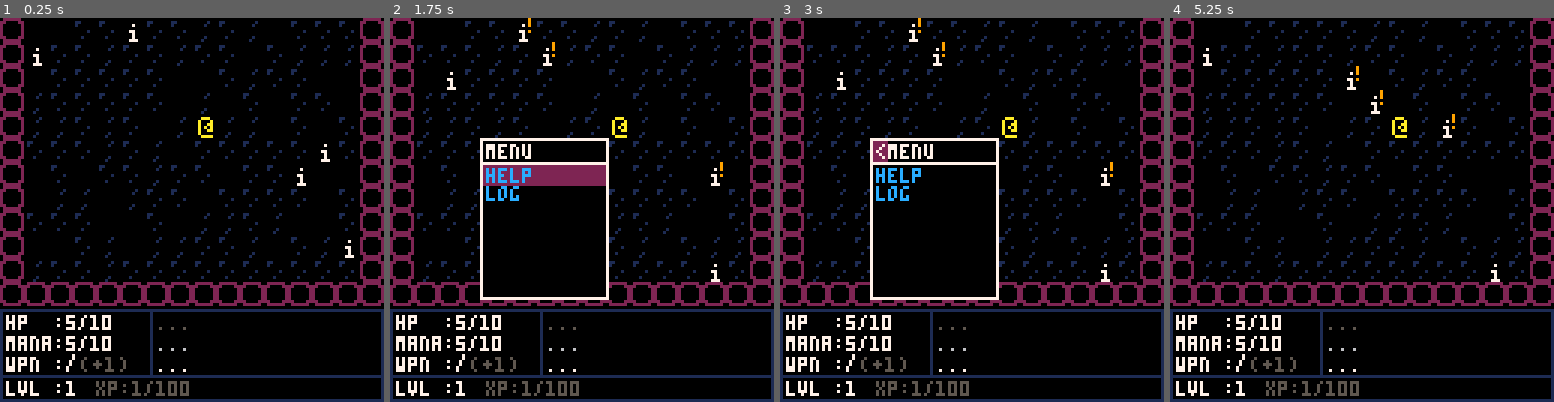
Above: before the commit, frames 1-4 (left to right).
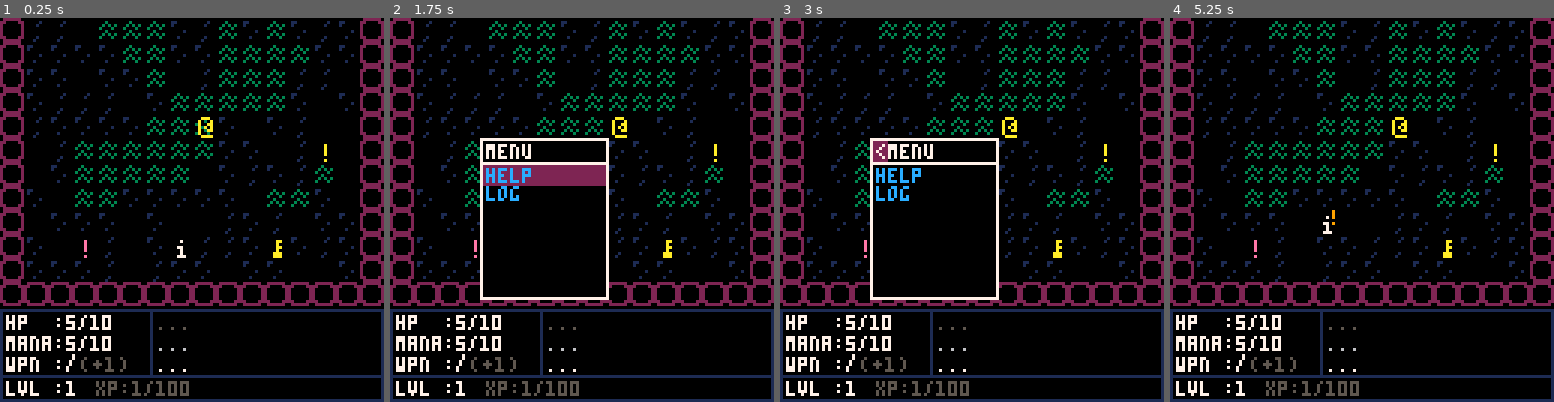
Above: after the commit, the same moments.

Repository: rdelos747/pico8
Game: PICO-8 cartridge rogue.p8
Two runs of this game, one before a commit and one after it. Both use one fixed random seed, a clock stepped at 60 frames per second and the inputs below.
Inputs:
- Up to frame 1 (0.25 s): no input
- Up to frame 2 (1.75 s): tap X (X key) at 0.33, 1.07 s; tap O (Z key) at 0.7, 1.7 s; hold Right from 1.6 s (still down)
- Up to frame 3 (3 s): tap X (X key) at 1.85, 2.97 s; release Right at 2.1 s; tap O (Z key) at 2.1, 2.5, 2.9 s; hold Up 2.15-2.42 s; hold Right from 2.47 s (still down)
- Up to frame 4 (5.25 s): release Right at 3.03 s; hold Left 3.08-3.58 s; tap O (Z key) every 0.4 s from 3.3 to 4.9 s; hold Down 3.63-3.97 s; hold Right 4.02-4.68 s; tap X (X key) at 4.08, 5.2 s; hold Up 4.73-5.03 s; hold Left from 5.08 s (still down)

The runs differ from the first frame. In frame 1, 6.4% of the frame differs, in the area x 7-93%, y 0-69%; in frame 2, 5.0%; in frame 3, 5.0%; in frame 4, 6.6%.

Commit message:
Fri May 24 00:36:33 EDT 2019

Diff:
--- a/rogue.p8
+++ b/rogue.p8
@@ -39,15 +39,24 @@
 t_cdor=37
 t_grss=38
 t_soil=39
-
---level gen
-levels={
+t_spke=40
+t_drlk=41
+
+--terrain types
+t_norm={
 --empty
 {sp=t_emt0,autos=0,prob=0},
 --thick grass
 {sp=t_grss,autos=2,prob=20},
 --thin grass
-{sp=t_grss,autos=2,prob=10}
+{sp=t_grss,autos=2,prob=10},
+}
+
+t_spec={
+--empty
+{sp=t_emt0,autos=0,prob=0},
+--spikes
+{sp=t_spke,autos=0,prob=5}
 }
 
 --player
@@ -105,11 +114,8 @@
 --=============
 function _init()
 	init_items()
-	local ll=levels[
-		rand(1,#levels)
-	]
-	new_lvl(ll)
-	item_test()
+	new_lvl()
+	//item_test()
 end
 
 function init_items()
@@ -293,29 +299,33 @@
 function draw_lvl()
 	for j=cam.y,cam.y+(15-hud_h)do
 	for i=cam.x,cam.x+15 do
-		local dd=true
-		--items
-		for it in all(l_itms) do
-			if i==it.x and j==it.y then
-				dd=false
-				spr(item_tps[it.key].sp,
-					i*8,j*8)
-		end end
-		--enemies
-		--items
-		for e in all(ens) do
-			if e.inv_tm==0 then
-				if i==e.x and j==e.y then
+		if lvl[j][i]==t_grss then
+			spr(lvl[j][i],i*8,j*8)
+		else
+			local dd=true
+			--items
+			for it in all(l_itms) do
+				if i==it.x and j==it.y then
 					dd=false
-					spr(e.sp,(i*8)+e.ax,
-						(j*8)+e.ay)
-					if e.see then
-						spr(18,(e.x*8)+6,e.y*8)
+					spr(item_tps[it.key].sp,
+						i*8,j*8)
+			end end
+			--enemies
+			--items
+			for e in all(ens) do
+				if e.inv_tm==0 then
+					if i==e.x and j==e.y then
+						dd=false
+						spr(e.sp,(i*8)+e.ax,
+							(j*8)+e.ay)
+						if e.see then
+							spr(18,(e.x*8)+6,e.y*8)
+						end
 					end
-				end
-		end end
-		if(pp.x==i and pp.y==j)dd=false
-		if(dd)spr(lvl[j][i],i*8,j*8)
+			end end
+			if(pp.x==i and pp.y==j)dd=false
+			if(dd)spr(lvl[j][i],i*8,j*8)
+		end
 	end end
 end
 
@@ -492,7 +502,21 @@
 				ny<0 or ny>ymax-1 then
 		return false
 	end
+	--wall collision
 	if lvl[ny][nx]==t_wall then
+		return false
+	end
+	--locked doors
+	if lvl[ny][nx]==t_drlk then
+		for key in all(bag) do
+			if key=="k" then
+				del(bag,key)
+				lvl[ny][nx]=t_door
+				message("unlocked door")
+				return false
+			end
+		end
+		message("need key")
 		return false
 	end
 	for e in all(ens) do
@@ -501,6 +525,9 @@
 			pp.ay=mv.y*4
 			pp.as=3
 			attack_e(e)
+			if lvl[e.y][e.x]==t_grss then
+				lvl[e.y][e.x]=t_soil
+			end
 			return true
 		end
 	end
@@ -531,6 +558,8 @@
 	end
 
 	-- door
+	if lvl[pp.y][pp.x]==t_door then
+	end
 
 	return true
 end
@@ -645,6 +674,9 @@
 			e.ay=(ny-e.y)*4
 			e.as=3
 			attack_p(e)
+			if lvl[e.y][e.y]==t_grss then
+				lvl[e.y][e.x]=t_soil
+			end
 			return
 		end
 		if lvl[ny][nx] != t_wall and
@@ -686,36 +718,67 @@
 end
 
 --level gen
-function new_lvl(config)
+function new_lvl()
 	xmax=rand(xmax_min,xmax_max)
 	ymax=rand(ymax_min,ymax_max)
 
+	--empty lvl
 	lvl={}
 	for j=0,ymax-1 do
 		lvl[j]={}
 		for i=0,xmax-1 do
 			lvl[j][i]=t_emt0
 	end end
-	local cells = cell_auto(
-		config.autos,config.prob
+
+	--get normal terrain
+	local norm=t_norm[
+		rand(1,#t_norm)]
+	--get special layer
+	local spec=t_spec[
+		rand(1,#t_spec)]
+
+	--get normal terrain cells
+	local c_norm = cell_auto(
+		norm.autos,norm.prob
 	)
-
+	--get special layer cells
+	local c_spec = cell_auto(
+		spec.autos,spec.prob
+	)
+
+	--apply normal layer
+	for j=0,ymax-1 do
+	for i=0,xmax-1 do
+		if c_norm[j][i]==1 then
+			lvl[j][i]=norm.sp
+		end
+	end end
+	--apply special layer
+	for j=0,ymax-1 do
+	for i=0,xmax-1 do
+		if c_spec[j][i]==1 and
+				lvl[j][i]==t_emt0 then
+			lvl[j][i]=spec.sp
+		end
+	end end
+
+	--fill in the rest
 	for j=0,ymax-1 do
 		for i=0,xmax-1 do
-			if cells[j][i]==1 then
-				lvl[j][i]=config.sp
-			elseif chance(50) then
-				lvl[j][i]=t_emt1
-			elseif chance(50) then
-				lvl[j][i]=t_emt2
+			if lvl[j][i]==t_emt0 then
+				if chance(50) then
+					lvl[j][i]=t_emt1
+				elseif chance(50) then
+					lvl[j][i]=t_emt2
+				end
 			end
 	end end
 
 	make_walls()
 	add_e()
-	//add_i()
-	//add_k()
-	//add_door()
+	add_i()
+	local did_k = add_k()
+	add_door(did_k)
 end
 
 function make_walls()
@@ -726,6 +789,26 @@
 	for i=0,xmax-1 do
 		lvl[0][i]=t_wall
 		lvl[ymax-1][i]=t_wall
+	end
+end
+
+function add_door(did_k)
+	while true do
+		local ry=rand(0,ymax-1)
+		local rx=rand(0,xmax-1)
+		if ry!=0 or
+					rx!=0 or
+					ry!=ymax-1 or
+					rx!=xmax-1 then
+			if lvl[ry][rx]==t_wall then
+				if did_k then
+					lvl[ry][rx]=t_drlk
+				else
+					lvl[ry][rx]=t_door
+				end
+				return
+			end
+		end
 	end
 end
 
@@ -845,20 +928,27 @@
 end
 
 function add_k()
-	while true do
-	local rx=rand(1,xmax-2)
-	local ry=rand(1,ymax-2)
-	local place=true
-	for it in all(l_itms) do
-		if rx==it.x and ry==it.y then
-			place=false
-	end end
-	if place then
-		add(l_itms,{
-			x=rx,y=ry,key="k"
-		})
-		return
-	end end
+	if chance(100) then
+		while true do
+			local rx=rand(1,xmax-2)
+			local ry=rand(1,ymax-2)
+			local place=true
+			for it in all(l_itms) do
+				if rx==it.x and ry==it.y then
+					place=false
+			end end
+			if place then
+				add(l_itms,{
+					x=rx,y=ry,key="k"
+				})
+				return true
+			else
+				return false
+			end
+		end
+	else
+		return false
+	end
 end
 __gfx__
 00000000000000000000000000000000000000000000000000000000000000000000000000000000000000000000000000000000000000000000000000000000
@@ -877,11 +967,11 @@
 0000a000000000000000000000000000000000000000000000000000000000000000000000000000000000000000000000000000000000000000000000000000
 000aaa00000000000000000000000000000000000000000000000000000000000000000000000000000000000000000000000000000000000000000000000000
 000aaa00000000000000000000000000000000000000000000000000000000000000000000000000000000000000000000000000000000000000000000000000
-00000000000000000000000002222220000990000001100000000000000000000000000000000000000000000000000000000000000000000000000000000000
-00000000011000000000010022000022000990000001100000030000000000000000000000000000000000000000000000000000000000000000000000000000
-00000000010000000000100020000002000990000001100000303030000003000000000000000000000000000000000000000000000000000000000000000000
-00000000000000000000000020000002999999991111111103000300003000000000000000000000000000000000000000000000000000000000000000000000
-00000000000001000000000020000002999999991111111100030000000000000000000000000000000000000000000000000000000000000000000000000000
-00000000000000000000000020000002000990000001100000303030000003000000000000000000000000000000000000000000000000000000000000000000
-00000000000100000000100022000022000990000001100003000300003000000000000000000000000000000000000000000000000000000000000000000000
-00000000000000000001000002222220000990000001100000000000000000000000000000000000000000000000000000000000000000000000000000000000
+00000000000000000000000002222220000990000001100000000000000000000000000000088000000000000000000000000000000000000000000000000000
+00000000011000000000010022000022000990000001100000030000000000000060000000088000000000000000000000000000000000000000000000000000
+00000000010000000000100020000002000990000001100000303030000003000060000000088000000000000000000000000000000000000000000000000000
+00000000000000000000000020000002999999991111111103000300003000000606000088888888000000000000000000000000000000000000000000000000
+00000000000001000000000020000002999999991111111100030000000000000606060088888888000000000000000000000000000000000000000000000000
+00000000000000000000000020000002000990000001100000303030000003000000060000088000000000000000000000000000000000000000000000000000
+00000000000100000000100022000022000990000001100003000300003000000000606000088000000000000000000000000000000000000000000000000000
+00000000000000000001000002222220000990000001100000000000000000000000606000088000000000000000000000000000000000000000000000000000
